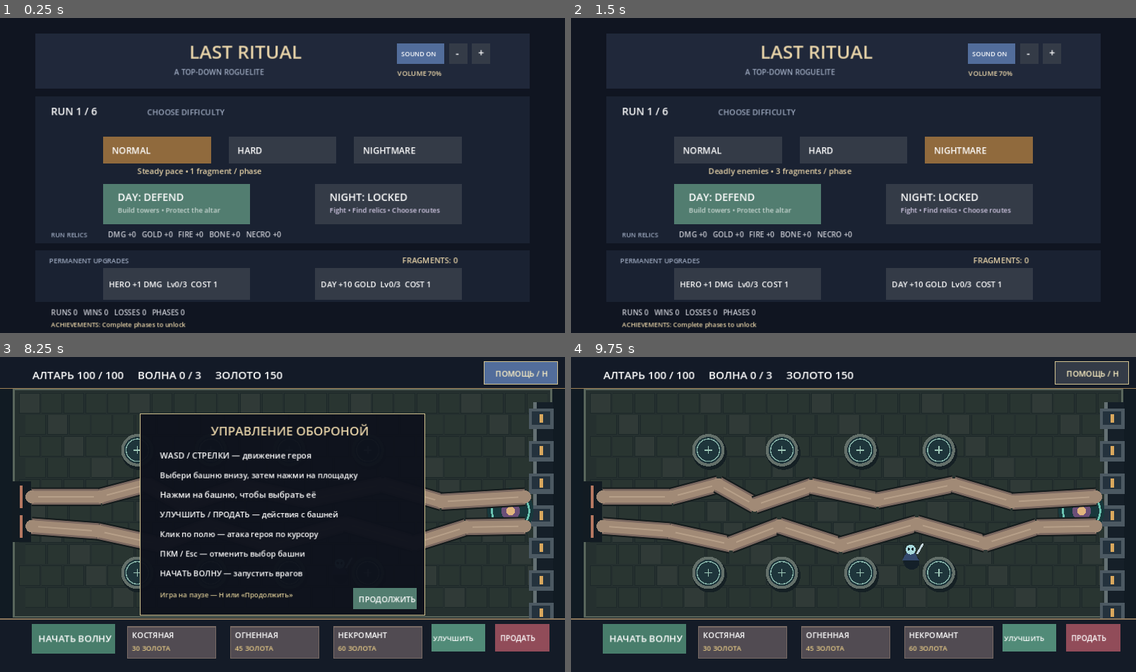
Above: before the commit, frames 1-4 (two rows, left to right).
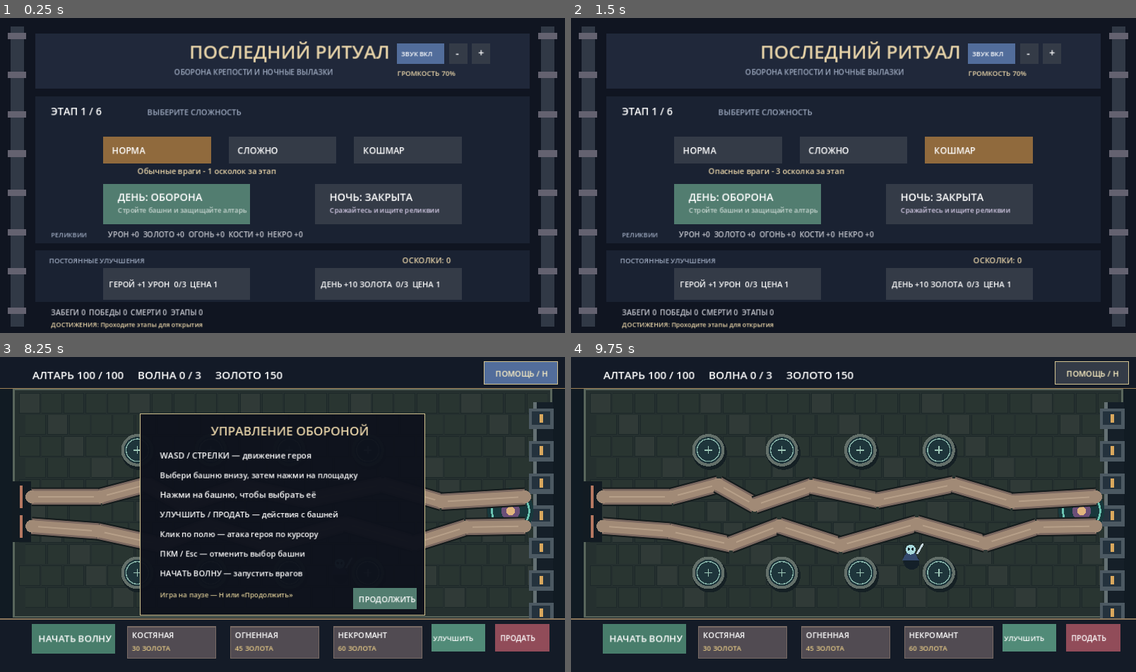
Above: after the commit, the same moments.

Repository: DoctorStrangeSH/Last-Ritual
Game: Godot game, scene res://scenes/run_loop.tscn
Same seed, same stepped clock (60 frames per second), same inputs: the game is played once before the commit and once after it.
Inputs (mouse positions are in pixels of both pictures, inside the frame that each line leads up to):
- Up to frame 1 (0.25 s): no input
- Up to frame 2 (1.5 s): tap Enter at 0.5 s; move the mouse to (977, 159) at 0.52 s; hold Right (ui_right) 0.53-1.28 s; tap H at 0.6 s; click (977, 159) at 0.67 s; tap Space at 0.77, 1.25 s; move the mouse to (740, 191) at 1.27 s; hold Down (ui_down) from 1.28 s (still down); tap R at 1.35 s
- Up to frame 3 (8.25 s): tap Space at 1.52, 2.75, 3.02, 3.77, 4.25, 4.52, 6.02, 6.77, 7.52 s; tap Enter at 2, 3.5 s; move the mouse to (339, 445) at 2.02 s; release Down (ui_down) at 2.03 s; hold Right (ui_right) 2.03-2.78 s; tap H every 1.5 s from 2.1 to 8.1 s; move the mouse to (254, 580) at 2.77 s; hold Up (ui_up) 2.78-3.53 s; tap R every 1.5 s from 2.85 to 7.35 s; click (254, 580) at 2.92 s; move the mouse to (452, 564) at 3.52 s; hold Left (ui_left) 3.53-5.03 s; move the mouse to (113, 467) at 4.27 s; move the mouse to (310, 514) at 5.02 s; hold Down (ui_down) 5.03-5.78 s; click (310, 514) at 5.17 s; move the mouse to (197, 435) at 5.77 s; hold Right (ui_right) 5.78-6.53 s; move the mouse to (406, 498) at 6.52 s; hold Up (ui_up) 6.53-7.28 s; move the mouse to (169, 530) at 7.27 s; hold Right (ui_right) 7.28-8.03 s; click (169, 530) at 7.42 s; move the mouse to (339, 445) at 8.02 s; hold Down (ui_down) from 8.03 s (still down)
- Up to frame 4 (9.75 s): move the mouse to (825, 580) at 8.77 s; release Down (ui_down) at 8.78 s; hold Left (ui_left) 8.78-9.53 s; tap R at 8.85 s; tap Space at 9.02 s; move the mouse to (1023, 564) at 9.52 s; hold Up (ui_up) from 9.53 s (still down); tap H at 9.6 s; click (1023, 564) at 9.67 s

The runs differ from the first frame. In frame 1, 10% of the frame differs, in the area x 1-99%, y 2-99%; in frame 2, 10%; in frame 3, less than 0.1%; in frame 4, nothing differs.

Commit message:
ui(hub): translate menu, progression, rewards and run outcomes to Russian

Diff:
--- a/scripts/run_loop.gd
+++ b/scripts/run_loop.gd
@@ -10,7 +10,7 @@
 var phase := "hub" # hub, day, night, reward, victory, defeat
 var phase_count := 0
 var difficulty := 0 # 0 normal, 1 hard, 2 nightmare
-const DIFFICULTY_NAMES := ["NORMAL", "HARD", "NIGHTMARE"]
+const DIFFICULTY_NAMES := ["НОРМА", "СЛОЖНО", "КОШМАР"]
 const DIFFICULTY_BUTTONS := [Rect2(210, 242, 220, 55), Rect2(466, 242, 220, 55), Rect2(722, 242, 220, 55)]
 var completed_phases := 0
 var run_damage_bonus := 0
@@ -225,59 +225,63 @@
 
 func _draw() -> void:
     draw_rect(Rect2(0, 0, 1152, 648), Color("#101521"))
+    for x in [35.0, 1117.0]:
+        draw_rect(Rect2(x - 14.0, 18, 28, 612), Color("#313946"))
+        for y in range(30, 620, 80):
+            draw_rect(Rect2(x - 19.0, y, 38, 13), Color("#646270"))
     draw_rect(Rect2(72, 32, 1008, 112), Color("#20283a"))
-    draw_string(ThemeDB.fallback_font, Vector2(386, 83), "LAST RITUAL", HORIZONTAL_ALIGNMENT_LEFT, -1, 38, Color("#e7d3a8"))
-    draw_string(ThemeDB.fallback_font, Vector2(355, 116), "A TOP-DOWN ROGUELITE", HORIZONTAL_ALIGNMENT_LEFT, -1, 15, Color("#9da9bf"))
+    draw_string(ThemeDB.fallback_font, Vector2(386, 83), "ПОСЛЕДНИЙ РИТУАЛ", HORIZONTAL_ALIGNMENT_LEFT, -1, 38, Color("#e7d3a8"))
+    draw_string(ThemeDB.fallback_font, Vector2(355, 116), "ОБОРОНА КРЕПОСТИ И НОЧНЫЕ ВЫЛАЗКИ", HORIZONTAL_ALIGNMENT_LEFT, -1, 15, Color("#9da9bf"))
     match phase:
         "hub":
             draw_rect(AUDIO_MUTE_BUTTON, Color("#526d9b") if not audio_muted else Color("#754452"))
-            draw_string(ThemeDB.fallback_font, AUDIO_MUTE_BUTTON.position + Vector2(8, 26), "SOUND ON" if not audio_muted else "SOUND OFF", HORIZONTAL_ALIGNMENT_LEFT, -1, 13, Color.WHITE)
+            draw_string(ThemeDB.fallback_font, AUDIO_MUTE_BUTTON.position + Vector2(8, 26), "ЗВУК ВКЛ" if not audio_muted else "ЗВУК ВЫКЛ", HORIZONTAL_ALIGNMENT_LEFT, -1, 13, Color.WHITE)
             draw_rect(AUDIO_DOWN_BUTTON, Color("#343b47"))
             draw_rect(AUDIO_UP_BUTTON, Color("#343b47"))
             draw_string(ThemeDB.fallback_font, AUDIO_DOWN_BUTTON.position + Vector2(13, 27), "-", HORIZONTAL_ALIGNMENT_LEFT, -1, 21, Color.WHITE)
             draw_string(ThemeDB.fallback_font, AUDIO_UP_BUTTON.position + Vector2(13, 27), "+", HORIZONTAL_ALIGNMENT_LEFT, -1, 21, Color.WHITE)
-            draw_string(ThemeDB.fallback_font, Vector2(810, 118), "VOLUME %d%%" % roundi(audio_volume * 100.0), HORIZONTAL_ALIGNMENT_LEFT, -1, 14, Color("#e7d3a8"))
+            draw_string(ThemeDB.fallback_font, Vector2(810, 118), "ГРОМКОСТЬ %d%%" % roundi(audio_volume * 100.0), HORIZONTAL_ALIGNMENT_LEFT, -1, 14, Color("#e7d3a8"))
             draw_rect(Rect2(72, 160, 1008, 300), Color("#1a2232"))
-            draw_string(ThemeDB.fallback_font, Vector2(104, 198), "RUN %d / 6" % (phase_count + 1), HORIZONTAL_ALIGNMENT_LEFT, -1, 21, Color.WHITE)
-            draw_string(ThemeDB.fallback_font, Vector2(300, 198), "CHOOSE DIFFICULTY", HORIZONTAL_ALIGNMENT_LEFT, -1, 16, Color("#9da9bf"))
+            draw_string(ThemeDB.fallback_font, Vector2(104, 198), "ЭТАП %d / 6" % (phase_count + 1), HORIZONTAL_ALIGNMENT_LEFT, -1, 21, Color.WHITE)
+            draw_string(ThemeDB.fallback_font, Vector2(300, 198), "ВЫБЕРИТЕ СЛОЖНОСТЬ", HORIZONTAL_ALIGNMENT_LEFT, -1, 16, Color("#9da9bf"))
             var next_phase := expected_phase()
             for i in range(DIFFICULTY_BUTTONS.size()):
                 draw_rect(DIFFICULTY_BUTTONS[i], Color("#906a3d") if difficulty == i else Color("#343b47"))
                 draw_string(ThemeDB.fallback_font, DIFFICULTY_BUTTONS[i].position + Vector2(18, 35), DIFFICULTY_NAMES[i], HORIZONTAL_ALIGNMENT_LEFT, -1, 18, Color.WHITE)
-            var difficulty_help := ["Steady pace • 1 fragment / phase", "Stronger enemies • 2 fragments / phase", "Deadly enemies • 3 fragments / phase"]
+            var difficulty_help := ["Обычные враги - 1 осколок за этап", "Сильные враги - 2 осколка за этап", "Опасные враги - 3 осколка за этап"]
             draw_string(ThemeDB.fallback_font, Vector2(280, 318), difficulty_help[difficulty], HORIZONTAL_ALIGNMENT_LEFT, -1, 16, Color("#e7d3a8"))
             draw_rect(DAY_BUTTON, Color("#527d70") if next_phase == "day" else Color("#343b47"))
             draw_rect(NIGHT_BUTTON, Color("#594d78") if next_phase == "night" else Color("#343b47"))
-            draw_string(ThemeDB.fallback_font, DAY_BUTTON.position + Vector2(30, 35), "DAY: DEFEND" if next_phase == "day" else "DAY: COMPLETE", HORIZONTAL_ALIGNMENT_LEFT, -1, 21, Color.WHITE)
-            draw_string(ThemeDB.fallback_font, DAY_BUTTON.position + Vector2(30, 59), "Build towers • Protect the altar", HORIZONTAL_ALIGNMENT_LEFT, -1, 14, Color("#c7d5d0"))
-            draw_string(ThemeDB.fallback_font, NIGHT_BUTTON.position + Vector2(30, 35), "NIGHT: EXPLORE" if next_phase == "night" else "NIGHT: LOCKED", HORIZONTAL_ALIGNMENT_LEFT, -1, 21, Color.WHITE)
-            draw_string(ThemeDB.fallback_font, NIGHT_BUTTON.position + Vector2(30, 59), "Fight • Find relics • Choose routes", HORIZONTAL_ALIGNMENT_LEFT, -1, 14, Color("#d2c9e4"))
-            draw_string(ThemeDB.fallback_font, Vector2(104, 447), "RUN RELICS", HORIZONTAL_ALIGNMENT_LEFT, -1, 13, Color("#9da9bf"))
-            draw_string(ThemeDB.fallback_font, Vector2(220, 447), "DMG +%d   GOLD +%d   FIRE +%d   BONE +%d   NECRO +%d" % [run_damage_bonus, run_gold_bonus, run_fire_bonus, run_bone_tower_bonus, run_necro_kill_bonus], HORIZONTAL_ALIGNMENT_LEFT, -1, 15, Color("#c7c9d1"))
+            draw_string(ThemeDB.fallback_font, DAY_BUTTON.position + Vector2(30, 35), "ДЕНЬ: ОБОРОНА" if next_phase == "day" else "ДЕНЬ: ПРОЙДЕН", HORIZONTAL_ALIGNMENT_LEFT, -1, 21, Color.WHITE)
+            draw_string(ThemeDB.fallback_font, DAY_BUTTON.position + Vector2(30, 59), "Стройте башни и защищайте алтарь", HORIZONTAL_ALIGNMENT_LEFT, -1, 14, Color("#c7d5d0"))
+            draw_string(ThemeDB.fallback_font, NIGHT_BUTTON.position + Vector2(30, 35), "НОЧЬ: ПОИСК" if next_phase == "night" else "НОЧЬ: ЗАКРЫТА", HORIZONTAL_ALIGNMENT_LEFT, -1, 21, Color.WHITE)
+            draw_string(ThemeDB.fallback_font, NIGHT_BUTTON.position + Vector2(30, 59), "Сражайтесь и ищите реликвии", HORIZONTAL_ALIGNMENT_LEFT, -1, 14, Color("#d2c9e4"))
+            draw_string(ThemeDB.fallback_font, Vector2(104, 447), "РЕЛИКВИИ", HORIZONTAL_ALIGNMENT_LEFT, -1, 13, Color("#9da9bf"))
+            draw_string(ThemeDB.fallback_font, Vector2(220, 447), "УРОН +%d  ЗОЛОТО +%d  ОГОНЬ +%d  КОСТИ +%d  НЕКРО +%d" % [run_damage_bonus, run_gold_bonus, run_fire_bonus, run_bone_tower_bonus, run_necro_kill_bonus], HORIZONTAL_ALIGNMENT_LEFT, -1, 15, Color("#c7c9d1"))
             draw_rect(Rect2(72, 474, 1008, 105), Color("#1a2232"))
-            draw_string(ThemeDB.fallback_font, Vector2(100, 500), "PERMANENT UPGRADES", HORIZONTAL_ALIGNMENT_LEFT, -1, 14, Color("#9da9bf"))
-            draw_string(ThemeDB.fallback_font, Vector2(820, 500), "FRAGMENTS: %d" % meta.fragments, HORIZONTAL_ALIGNMENT_LEFT, -1, 16, Color("#e7d3a8"))
+            draw_string(ThemeDB.fallback_font, Vector2(100, 500), "ПОСТОЯННЫЕ УЛУЧШЕНИЯ", HORIZONTAL_ALIGNMENT_LEFT, -1, 14, Color("#9da9bf"))
+            draw_string(ThemeDB.fallback_font, Vector2(820, 500), "ОСКОЛКИ: %d" % meta.fragments, HORIZONTAL_ALIGNMENT_LEFT, -1, 16, Color("#e7d3a8"))
             draw_rect(META_HERO_BUTTON, Color("#526d9b") if meta.hero_level < 3 and meta.fragments >= meta.hero_level + 1 else Color("#343b47"))
             draw_rect(META_TREASURY_BUTTON, Color("#527d70") if meta.treasury_level < 3 and meta.fragments >= meta.treasury_level + 1 else Color("#343b47"))
-            draw_string(ThemeDB.fallback_font, META_HERO_BUTTON.position + Vector2(12, 39), "HERO +1 DMG  Lv%d/3  COST %d" % [meta.hero_level, meta.hero_level + 1], HORIZONTAL_ALIGNMENT_LEFT, -1, 16, Color.WHITE)
-            draw_string(ThemeDB.fallback_font, META_TREASURY_BUTTON.position + Vector2(12, 39), "DAY +10 GOLD  Lv%d/3  COST %d" % [meta.treasury_level, meta.treasury_level + 1], HORIZONTAL_ALIGNMENT_LEFT, -1, 16, Color.WHITE)
-            draw_string(ThemeDB.fallback_font, Vector2(104, 606), "RUNS %d   WINS %d   LOSSES %d   PHASES %d" % [meta.runs_started, meta.runs_won, meta.runs_lost, meta.phases_cleared], HORIZONTAL_ALIGNMENT_LEFT, -1, 15, Color("#c7c9d1"))
+            draw_string(ThemeDB.fallback_font, META_HERO_BUTTON.position + Vector2(12, 39), "ГЕРОЙ +1 УРОН  %d/3  ЦЕНА %d" % [meta.hero_level, meta.hero_level + 1], HORIZONTAL_ALIGNMENT_LEFT, -1, 16, Color.WHITE)
+            draw_string(ThemeDB.fallback_font, META_TREASURY_BUTTON.position + Vector2(12, 39), "ДЕНЬ +10 ЗОЛОТА  %d/3  ЦЕНА %d" % [meta.treasury_level, meta.treasury_level + 1], HORIZONTAL_ALIGNMENT_LEFT, -1, 16, Color.WHITE)
+            draw_string(ThemeDB.fallback_font, Vector2(104, 606), "ЗАБЕГИ %d  ПОБЕДЫ %d  СМЕРТИ %d  ЭТАПЫ %d" % [meta.runs_started, meta.runs_won, meta.runs_lost, meta.phases_cleared], HORIZONTAL_ALIGNMENT_LEFT, -1, 15, Color("#c7c9d1"))
             var badges := []
             if meta.achievement_unlocked("first_steps"):
-                badges.append("FIRST STEPS +2 FR")
+                badges.append("ПЕРВЫЕ ШАГИ +2")
             if meta.achievement_unlocked("survivor"):
-                badges.append("SURVIVOR +4 FR")
+                badges.append("ВЫЖИВШИЙ +4")
             if meta.achievement_unlocked("ritual_master"):
-                badges.append("RITUAL MASTER +6 FR")
-            draw_string(ThemeDB.fallback_font, Vector2(104, 630), "ACHIEVEMENTS: " + (", ".join(badges) if not badges.is_empty() else "Complete phases to unlock"), HORIZONTAL_ALIGNMENT_LEFT, -1, 13, Color("#e7d3a8"))
+                badges.append("МАСТЕР РИТУАЛА +6")
+            draw_string(ThemeDB.fallback_font, Vector2(104, 630), "ДОСТИЖЕНИЯ: " + (", ".join(badges) if not badges.is_empty() else "Проходите этапы для открытия"), HORIZONTAL_ALIGNMENT_LEFT, -1, 13, Color("#e7d3a8"))
         "reward":
-            draw_string(ThemeDB.fallback_font, Vector2(410, 235), "CHOOSE A RUN RELIC", HORIZONTAL_ALIGNMENT_LEFT, -1, 26, Color.WHITE)
-            var names := ["BONE: +1 HERO/TOWER", "EMBER: SPEED + FIRE", "GOLD: +30 START GOLD", "NECRO: +3 KILL GOLD"]
+            draw_string(ThemeDB.fallback_font, Vector2(410, 235), "ВЫБЕРИТЕ РЕЛИКВИЮ", HORIZONTAL_ALIGNMENT_LEFT, -1, 26, Color.WHITE)
+            var names := ["КОСТИ: +1 УРОН", "УГОЛЬ: СКОРОСТЬ И ОГОНЬ", "ЗОЛОТО: +30 В НАЧАЛЕ", "НЕКРО: +3 ЗОЛОТА"]
             for i in range(REWARD_BUTTONS.size()):
                 draw_rect(REWARD_BUTTONS[i], [Color("#526d9b"), Color("#a16a36"), Color("#927447"), Color("#4e7668")][i])
                 draw_string(ThemeDB.fallback_font, REWARD_BUTTONS[i].position + Vector2(12, 55), names[i], HORIZONTAL_ALIGNMENT_LEFT, -1, 17, Color.WHITE)
         "defeat", "victory":
-            draw_string(ThemeDB.fallback_font, Vector2(400, 260), "RUN COMPLETE" if phase == "victory" else "RUN ENDED", HORIZONTAL_ALIGNMENT_LEFT, -1, 32, Color.WHITE)
-            draw_string(ThemeDB.fallback_font, Vector2(400, 320), "Phases survived: %d / 6" % completed_phases, HORIZONTAL_ALIGNMENT_LEFT, -1, 22, Color("#c7c9d1"))
+            draw_string(ThemeDB.fallback_font, Vector2(400, 260), "РИТУАЛ ЗАВЕРШЁН" if phase == "victory" else "ЗАБЕГ ОКОНЧЕН", HORIZONTAL_ALIGNMENT_LEFT, -1, 32, Color.WHITE)
+            draw_string(ThemeDB.fallback_font, Vector2(400, 320), "Пройдено этапов: %d / 6" % completed_phases, HORIZONTAL_ALIGNMENT_LEFT, -1, 22, Color("#c7c9d1"))
             draw_rect(Rect2(430, 480, 290, 70), Color("#527d70"))
-            draw_string(ThemeDB.fallback_font, Vector2(485, 523), "START NEW RUN", HORIZONTAL_ALIGNMENT_LEFT, -1, 22, Color.WHITE)
+            draw_string(ThemeDB.fallback_font, Vector2(485, 523), "НОВЫЙ ЗАБЕГ", HORIZONTAL_ALIGNMENT_LEFT, -1, 22, Color.WHITE)
